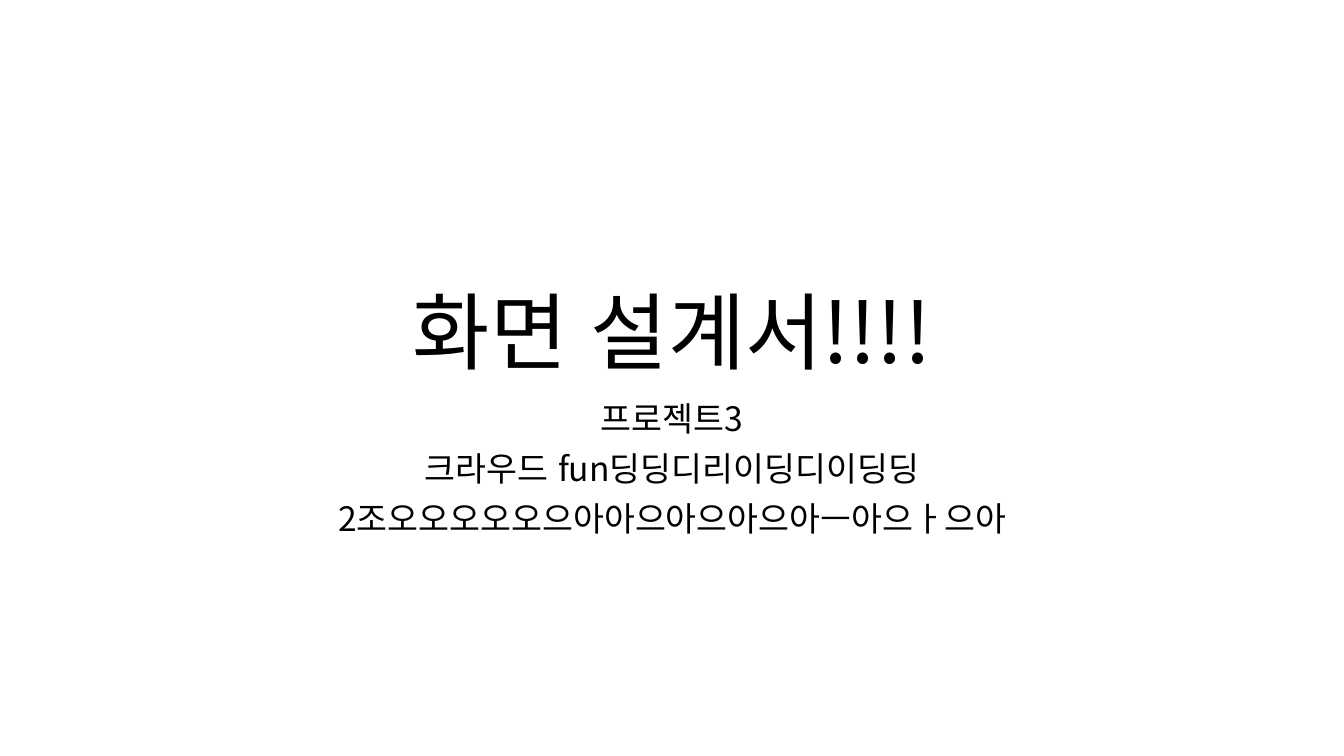
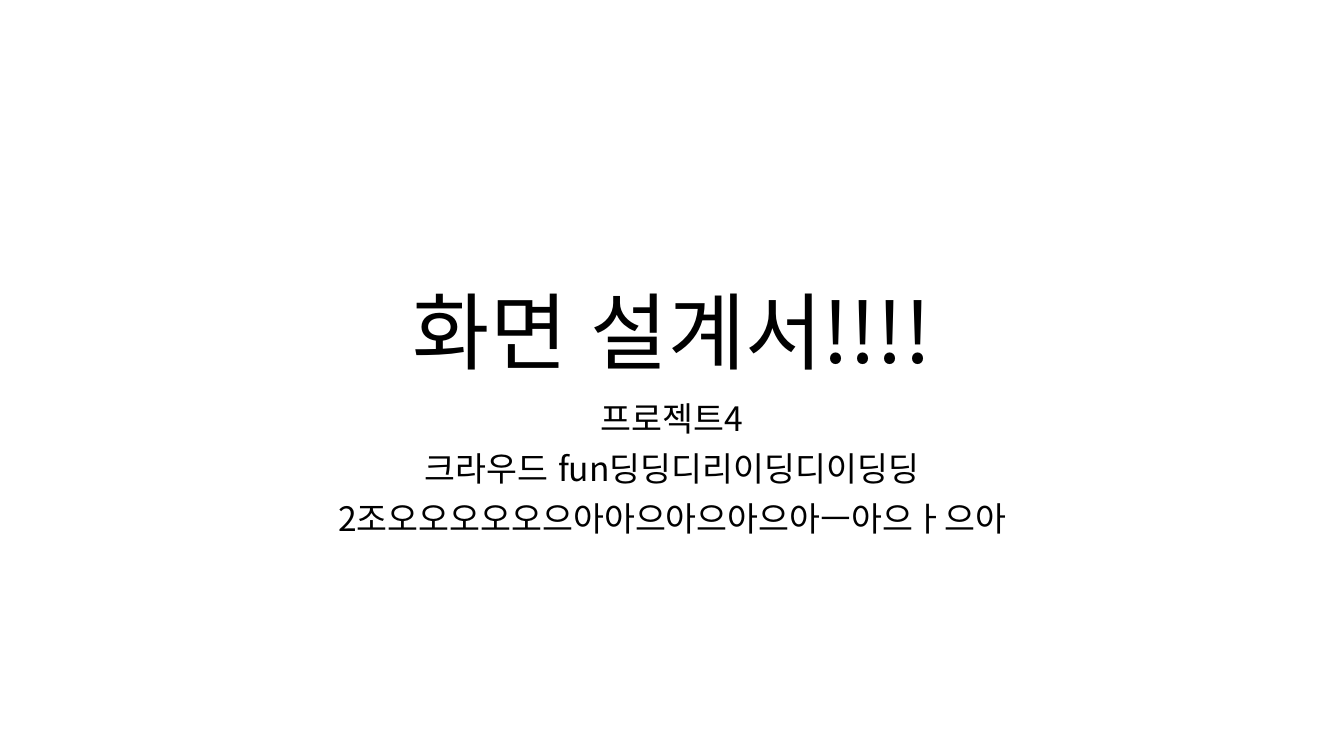
Before and after one commit to ezenteam2/RentalEquip, a slide deck: slide 1 of 0 발표용 파워포인트/0306 1차발표/0306 project04 - 파워포인트 - 현태.pptx. Drawn at 1344x756 pixels with LibreOffice and Linux fonts; fonts in the diff are those of the drawing. Boxes give left, top, right and bottom in pixels: in the first picture for what was removed or moved away, otherwise in the second. Text is boxed around its words. In the diff, an @@ line names an element or a change of style, - is before the commit and + after.

```diff
--- a/0 발표용 파워포인트/0306 1차발표/0306 project04 - 파워포인트 - 현태.pptx
+++ b/0 발표용 파워포인트/0306 1차발표/0306 project04 - 파워포인트 - 현태.pptx
@@ subtitle at <box>601,403,743,434</box>: text changed @@
-프로젝트3
+프로젝트4
```
Also in this commit, not shown: 3 slides added, 2 other files.
